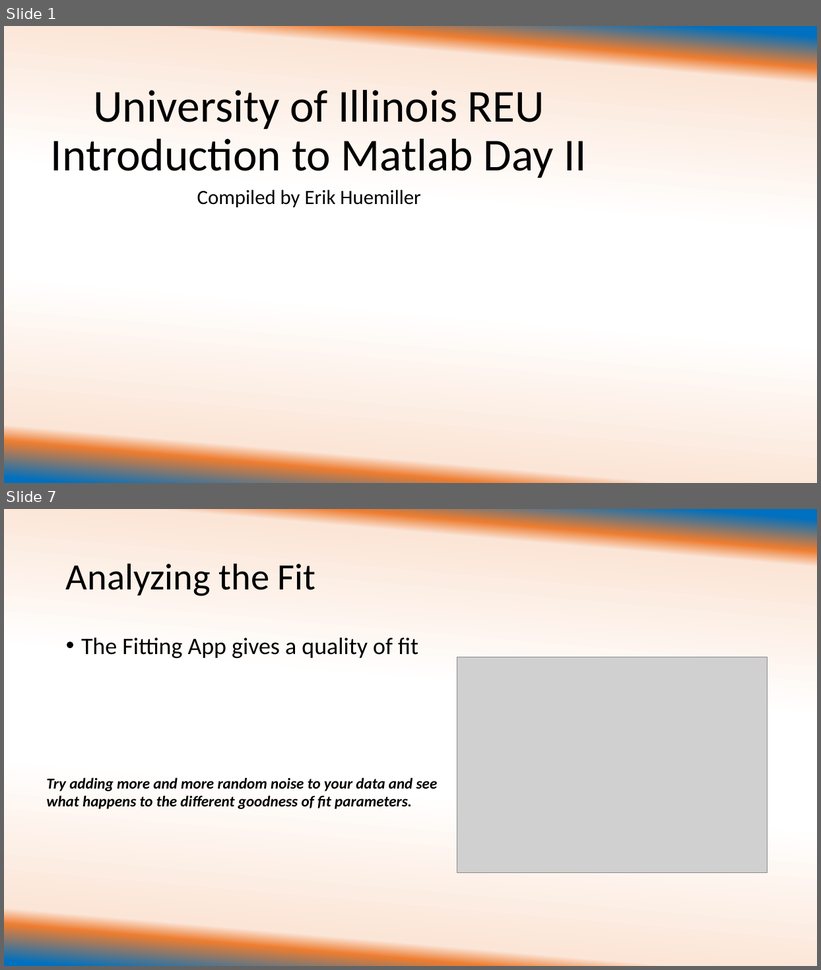
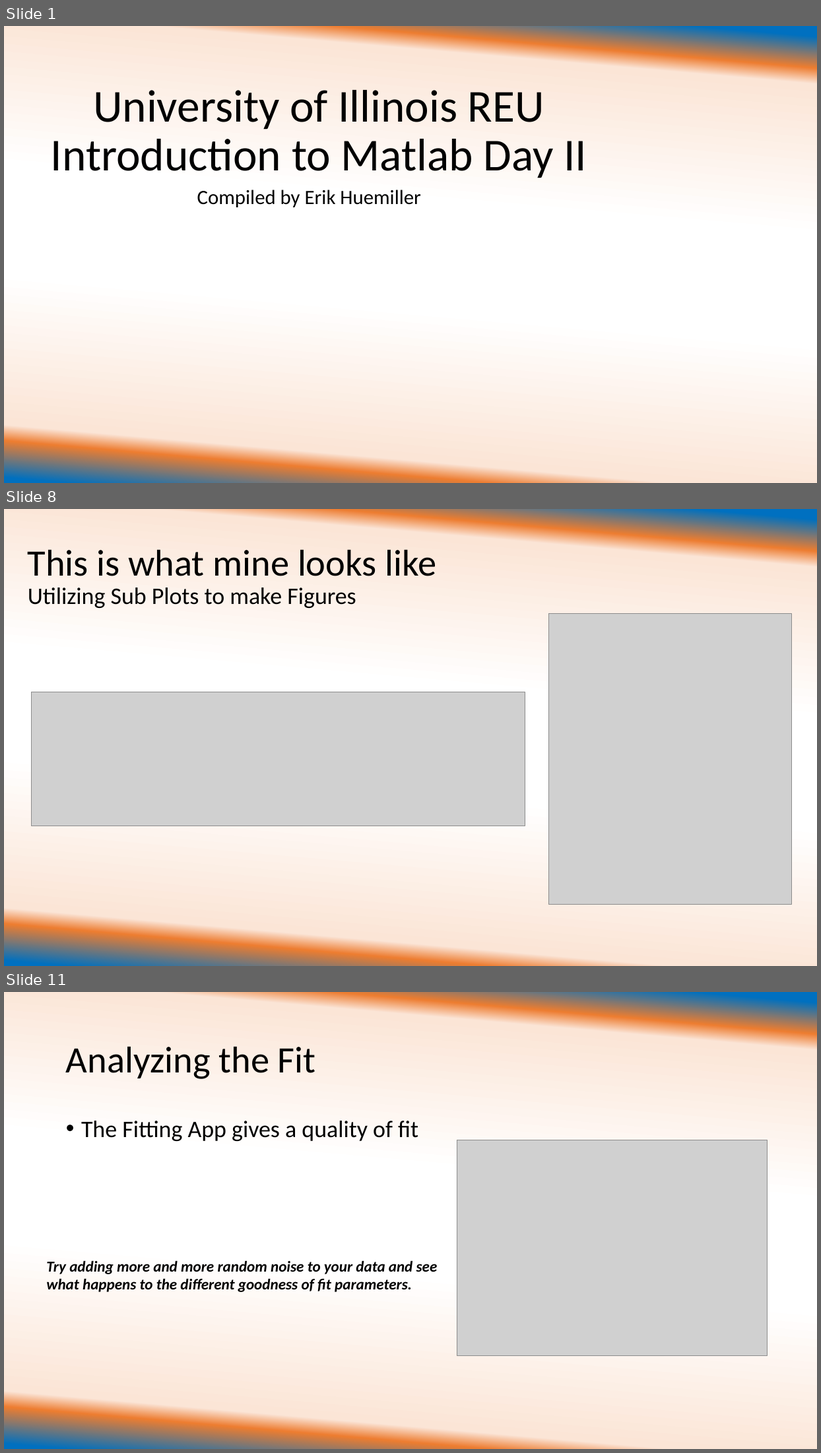
Before and after one commit to ehuemill/Intro-to-Matlab, a slide deck: Day 2 of Crash Course/University of Illinois REU Introduction to Matlab Day 2 with examples.pptx. Shown one above the other, each under a label of ours: slides 1 and 7 before the commit, slides 1, 8 and 11 after it; the slides between them are not shown. The pictures are 821x970 and 821x1453 pixels, drawn with LibreOffice and Linux fonts; fonts in the diff are those of the drawing; grey boxes stand for pictures. Boxes give left, top, right and bottom in pixels: in the first picture for what was removed or moved away, otherwise in the second. Text is boxed around its words. In the diff, an @@ line names an element or a change of style, - is before the commit and + after.

```diff
--- a/Day 2 of Crash Course/University of Illinois REU Introduction to Matlab Day 2 with examples.pptx
+++ b/Day 2 of Crash Course/University of Illinois REU Introduction to Matlab Day 2 with examples.pptx
@@ slide 8 added at (4, 509, 817, 966), background gradient #0070C0 to #ED7D31 to #FBE5D6 to #FFFFFF @@
@@ title added at (28, 549, 437, 608), 28 pt, text #000000 @@
+This is what mine looks like
+Utilizing Sub Plots to make Figures
@@ picture added at (548, 614, 791, 905) @@
@@ picture added at (32, 692, 525, 827) @@
@@ what was slide 7 is now slide 11 @@
```
Also in this commit, not shown: 5 slides changed, 3 other slides added.
